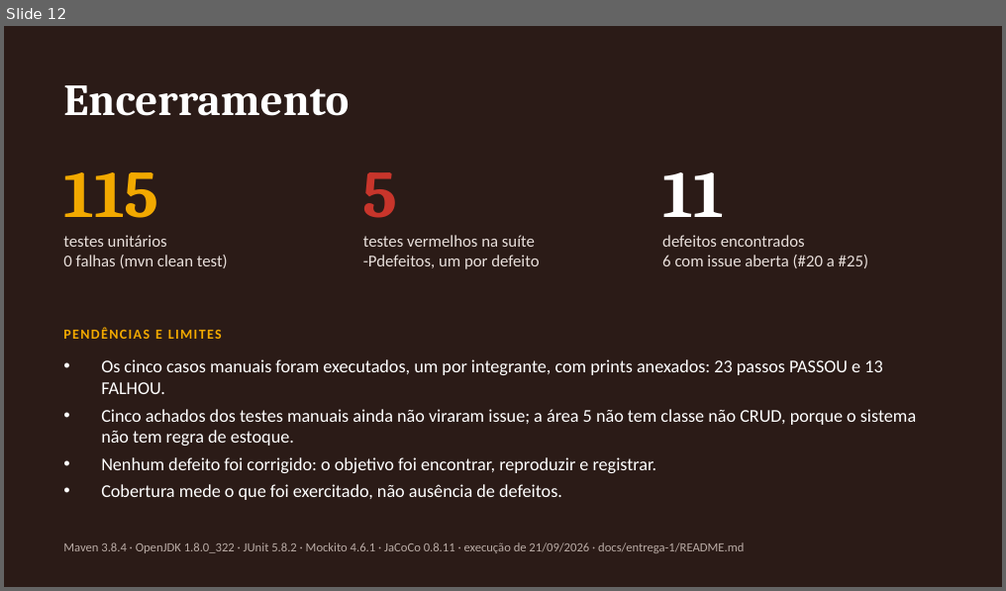
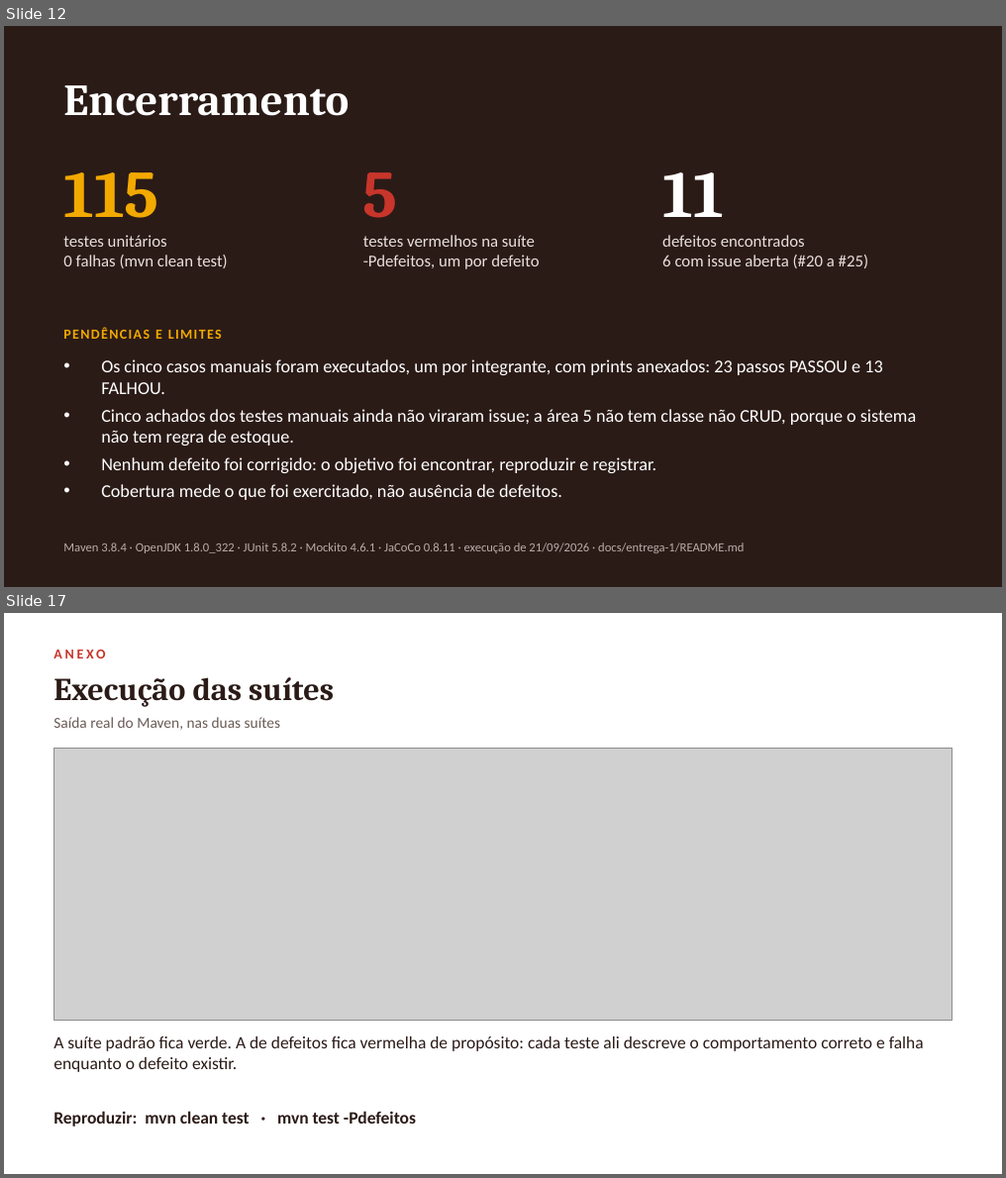
Before and after one commit to vini-pinheiro/trabalho-qualidade-e-teste-de-software, a slide deck: docs/entrega-1/apresentacao/apresentacao-entrega-1.pptx. Shown one above the other, each under a label of ours: slide 12 before the commit, slides 12 and 17 after it; the slides between them are not shown. The pictures are 1006x591 and 1006x1178 pixels, drawn with LibreOffice and Linux fonts; fonts in the diff are those of the drawing; grey boxes stand for pictures. Boxes give left, top, right and bottom in pixels: in the first picture for what was removed or moved away, otherwise in the second. Text is boxed around its words. In the diff, an @@ line names an element or a change of style, - is before the commit and + after.

Commit message:
docs: anexos da apresentação com as evidências da entrega
- cinco slides de anexo: estrutura no repositório, issues, casos manuais e execução das suítes
- capturas do GitHub, cabeçalho de cada caso de teste e saída real do Maven em apresentacao/anexos
- prévias do README atualizadas para os 17 slides

```diff
--- a/docs/entrega-1/apresentacao/apresentacao-entrega-1.pptx
+++ b/docs/entrega-1/apresentacao/apresentacao-entrega-1.pptx
@@ slide 17 added at (4,613,1002,1174), background #FFFFFF @@
@@ text added at (54,650,105,659), 10 pt, text #C8352B, bold @@
+ANEXO
@@ text added at (54,677,334,707), 23 pt, text #2B1B17, bold @@
+Execução das suítes
@@ text added at (54,717,280,730), 11 pt, text #6B5B55 @@
+Saída real do Maven, nas duas suítes
@@ picture added at (54,748,952,1020) @@
@@ text added at (54,1037,924,1072), 12.5 pt, text #2B1B17 @@
+A suíte padrão fica verde. A de defeitos fica vermelha de propósito: cada teste ali descreve o comportamento correto e falha enquanto o defeito existir.
@@ text added at (54,1111,416,1127), 12.5 pt, text #2B1B17, bold @@
+Reproduzir: mvn clean test · mvn test -Pdefeitos
```
Also in this commit, not shown: 4 other slides added, 15 other files.
